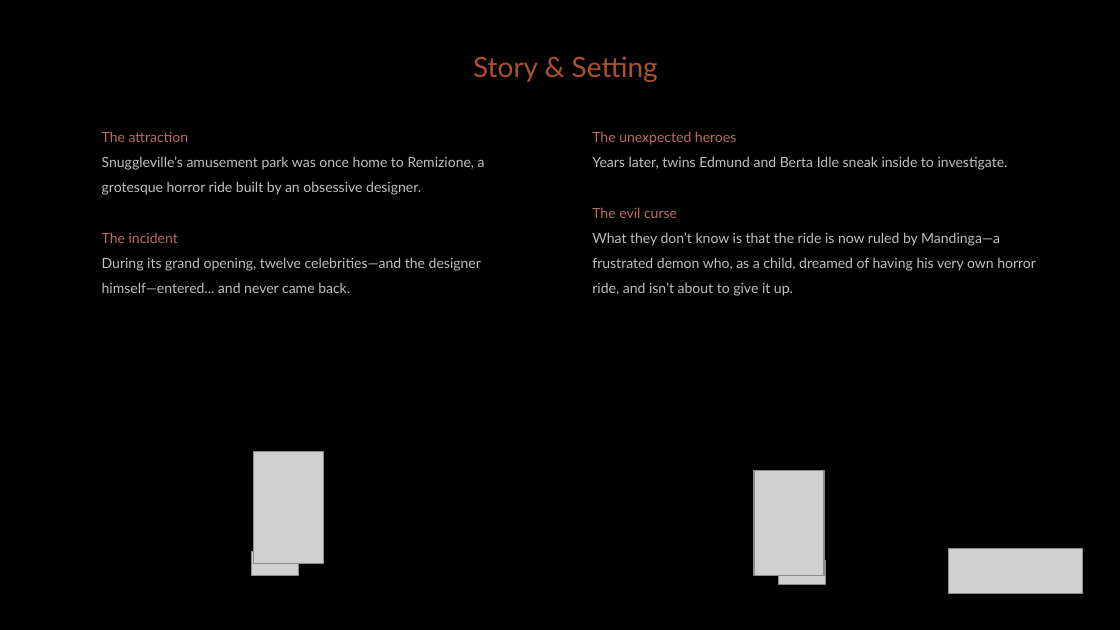
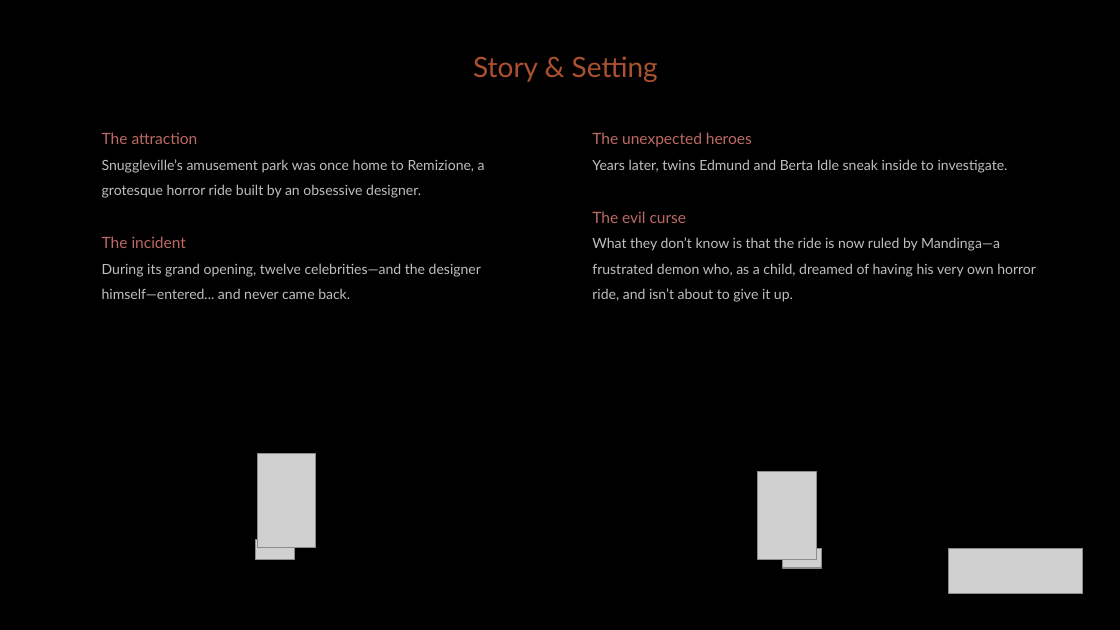
Before and after one commit to diegohcanepa/Remizione, a slide deck: slide 5 of Pitch Deck.pptx. Drawn at 1120x630 pixels with LibreOffice and Linux fonts; fonts in the diff are those of the drawing; grey boxes stand for pictures; background and template pictures are left out. Boxes give left, top, right and bottom in pixels: in the first picture for what was removed or moved away, otherwise in the second. Text is boxed around its words. In the diff, an @@ line names an element or a change of style, - is before the commit and + after.

Commit message:
Updated pitch deck.
Added RideRoom.

ProceduralRoom is now abstract.

```diff
--- a/Pitch Deck.pptx
+++ b/Pitch Deck.pptx
@@ subtitle at (102,132,485,248): size 9 to 10 pt in "The attraction", "The incident" @@
@@ text at (592,132,752,223): size 9 to 10 pt in "The unexpected heroes", "The evil curse" @@
@@ picture: place and size @@
-picture at (254,451,324,563)
+picture at (258,454,316,548)
@@ picture: place and size @@
-picture at (754,470,823,576)
+picture at (758,472,816,559)
@@ picture: place and size @@
-picture at (252,552,299,576)
+picture at (255,540,295,560)
@@ picture: place and size @@
-picture at (778,561,825,585)
+picture at (783,549,822,569)
```
Also in this commit, not shown: 12 other slides changed, 2 slides added, 2 slides removed, 5 other files.
